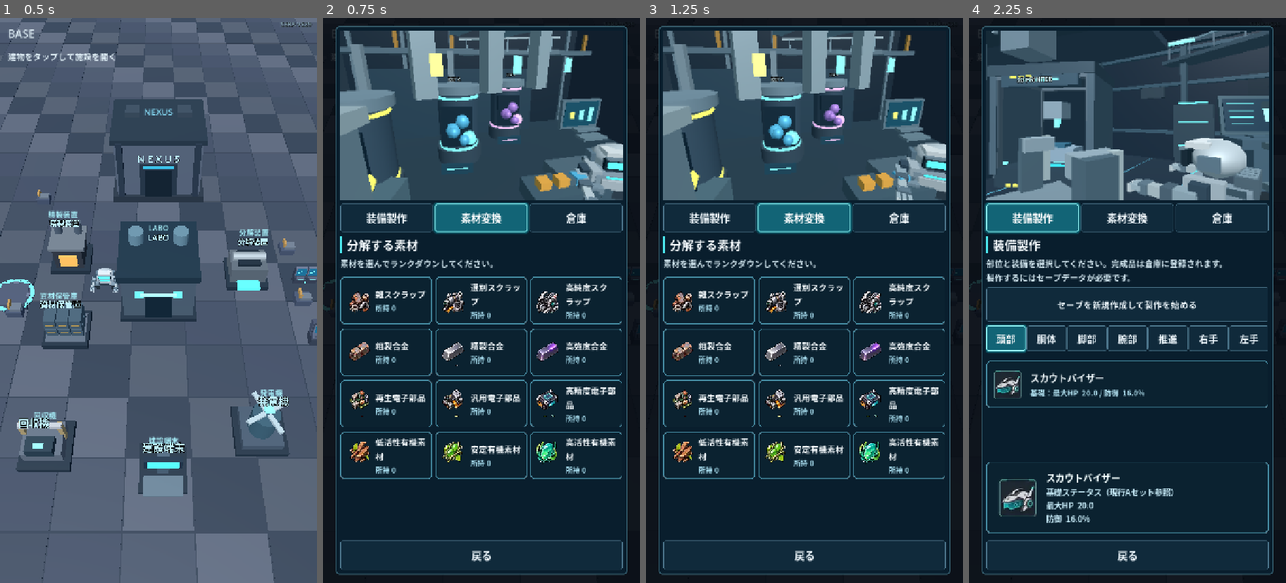
Above: before the commit, frames 1-4 (left to right).
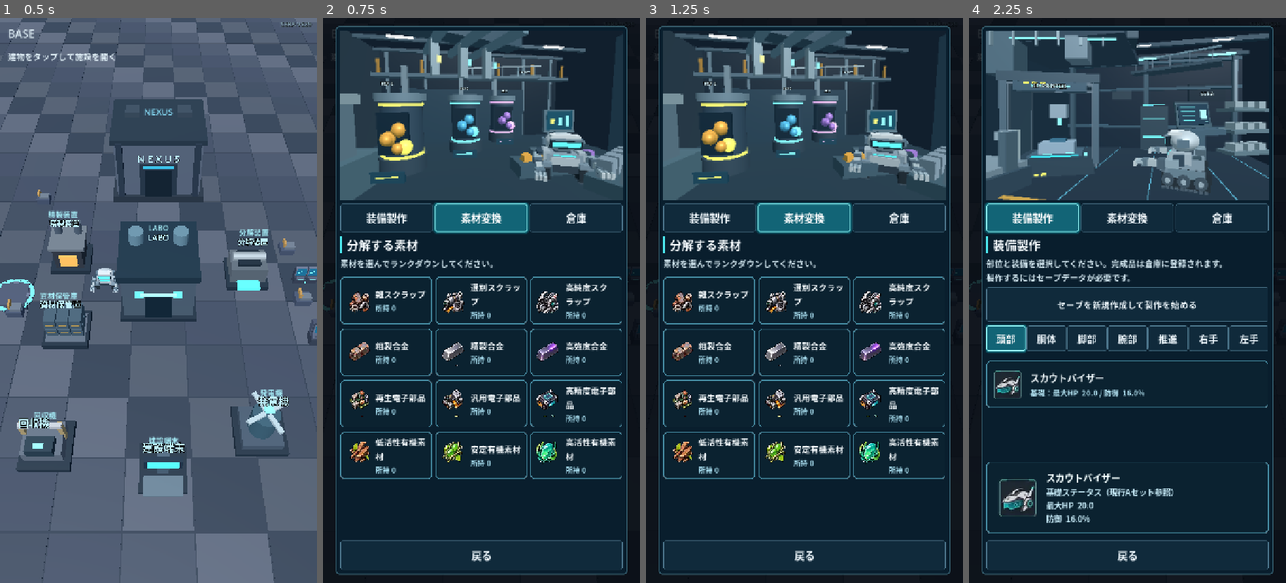
Above: after the commit, the same moments.

Repository: shejklgaia-png/-
Game: Godot game, scene res://scenes/base_exploration.tscn
The game is run twice, just before and just after one commit, with the same random seed, the same clock (stepped at 60 frames per second) and the same inputs.
Inputs (mouse positions are in pixels of both pictures, inside the frame that each line leads up to):
- Up to frame 1 (0.5 s): no input
- Up to frame 2 (0.75 s): tap Enter at 0.5 s; move the mouse to (551, 272) at 0.52 s; hold Right (ui_right) from 0.53 s (still down); tap G at 0.6 s; click (551, 272) at 0.67 s
- Up to frame 3 (1.25 s): keep holding Right (ui_right); tap Space at 0.77 s
- Up to frame 4 (2.25 s): release Right (ui_right) at 1.25 s; click "再生電子部品 所持 0" at 1.25 s; click "装備製作" at 2 s

Frame 1 is identical in both runs. In frame 2, 13% of the frame differs, in the area x 5-95%, y 2-33%; in frame 3, 14%; in frame 4, 16%.

Commit message:
Reframe LABO 3D shots to show entire primary machinery and CRATE while preserving dense secondary crop

Diff:
--- a/scripts/labo_hero_stage.gd
+++ b/scripts/labo_hero_stage.gd
@@ -496,8 +496,8 @@
 func _build_printer_closeup() -> void:
     var loader := Node3D.new()
     loader.name = "PrinterForegroundLoader"
-    loader.position = Vector3(-0.38, 0, 2.23)
-    loader.rotation.y = -0.31
+    loader.position = Vector3(-3.45, 0, 1.80)
+    loader.rotation.y = -0.15
     printer_group.add_child(loader)
     _block(loader, "HydraulicLoaderBase", Vector3(0, 0.21, 0.05),
         Vector3(2.05, 0.43, 1.42), Color("#3b5364"))
@@ -514,7 +514,7 @@
         Vector3(1.35, 0.07, 0.035), Color("#dfb455"), true)
     var harness := Node3D.new()
     harness.name = "PrinterHangingHarness"
-    harness.position = Vector3(-2.30, 3.32, 1.45)
+    harness.position = Vector3(-2.25, 3.78, 0.40)
     harness.rotation.y = 0.21
     printer_group.add_child(harness)
     _block(harness, "GantryCrossCasing", Vector3(0, 0.13, 0),
@@ -532,7 +532,7 @@
         Vector3(2.8, 0.048, 0.036), Color("#59c1d8"), true)
     var parts_rack := Node3D.new()
     parts_rack.name = "PrinterStackedComponents"
-    parts_rack.position = Vector3(2.78, 0, -0.48)
+    parts_rack.position = Vector3(3.48, 0, -1.55)
     parts_rack.rotation.y = 0.43
     printer_group.add_child(parts_rack)
     for row in range(3):
@@ -553,7 +553,7 @@
     # A partly off-screen intake manifold frames the nearest tank from below.
     var manifold := Node3D.new()
     manifold.name = "RefineryForegroundManifold"
-    manifold.position = Vector3(-2.80, 0.0, 0.90)
+    manifold.position = Vector3(-4.10, 0.0, 0.60)
     manifold.rotation.y = -0.28
     converter_group.add_child(manifold)
     _block(manifold, "ManifoldHousing", Vector3(0, 0.42, 0),
@@ -568,7 +568,7 @@
             Vector3(0.27, 0.38, 0.13), Color("#b68b53"))
     var upper := Node3D.new()
     upper.name = "RefineryHangingPipes"
-    upper.position = Vector3(0.20, 3.50, 0.74)
+    upper.position = Vector3(-0.30, 4.10, -1.25)
     upper.rotation.y = 0.32
     converter_group.add_child(upper)
     for i in range(3):
@@ -716,33 +716,33 @@
             work_state = "print_to_terminal"
             # Low-right, upward-looking diagonal frame: foreground printer,
             # middle ground CRATE and rear suspended service bridge.
-            # No room overview: giant printer, loader, and overhead drive
-            # continue past viewport edges. Camera stays inside the workshop.
-            hero_camera.position = Vector3(1.35, 1.55, 3.30)
-            hero_camera.fov = 51.0
-            hero_camera.look_at(Vector3(-0.78, 1.62, -0.44), Vector3.UP)
+            # Main printer, terminal and working CRATE must be fully readable;
+            # only peripheral loader and overhead rig are intentionally cropped.
+            hero_camera.position = Vector3(0.65, 1.65, 4.80)
+            hero_camera.fov = 53.0
+            hero_camera.look_at(Vector3(-0.35, 1.60, -0.30), Vector3.UP)
         "SMELTER", "RECYCLER":
-            crate.position = Vector3(2.18, 0, 0.78)
+            crate.position = Vector3(1.60, 0, 0.85)
             crate.rotation.y = 2.80
             work_state = "refinery_audit"
             # High-left downward three-quarter shot along the diagonal
             # procession of three staggered refinery chambers.
-            # Half-frame foreground vessel, hanging pipeworks and a shrinking
-            # diagonal tank line: walls/floor perimeter are never fully seen.
-            hero_camera.position = Vector3(-1.20, 2.80, 3.30)
-            hero_camera.fov = 53.0
-            hero_camera.look_at(Vector3(-0.30, 1.50, -1.00), Vector3.UP)
+            # All three refinery vats stay recognizable, with the large manifold
+            # and overhead pipes cropped around the perimeter.
+            hero_camera.position = Vector3(-1.45, 2.15, 4.85)
+            hero_camera.fov = 55.0
+            hero_camera.look_at(Vector3(-0.30, 1.55, -1.25), Vector3.UP)
         "STORAGE":
-            crate.position = Vector3(0.70, 0, 0.27)
+            crate.position = Vector3(0.55, 0, -0.55)
             crate.rotation.y = 2.95
             work_state = "storage_scan"
             # Elevated aisle-wide camera, opposite the refinery's left-side
             # vantage: near-left rack and distant right bank make deep parallax.
-            # Foreground pallets and tower rack are intentionally cut by the
-            # edges; only a small part of the deep, stocked aisle is visible.
-            hero_camera.position = Vector3(2.35, 2.50, 2.85)
-            hero_camera.fov = 54.0
-            hero_camera.look_at(Vector3(0.10, 1.50, -0.90), Vector3.UP)
+            # Both rack banks remain visible; only near tower, pallets and hoist
+            # extend beyond the frame. CRATE is midground, not foreground.
+            hero_camera.position = Vector3(0.55, 2.30, 4.80)
+            hero_camera.fov = 55.0
+            hero_camera.look_at(Vector3(0.00, 1.75, -1.40), Vector3.UP)
 
 func _move_to(goal: Vector3, delta: float) -> bool:
     var planar := Vector3(goal.x, crate.position.y, goal.z)
@@ -820,7 +820,7 @@
             if state_time > 2.7:
                 _enter("refinery_return")
         "refinery_return":
-            if _move_to(Vector3(2.18, 0, 0.78), delta):
+            if _move_to(Vector3(1.60, 0, 0.85), delta):
                 _enter("refinery_audit")
 
 func _animate_inventory(delta: float) -> void:
@@ -834,7 +834,7 @@
             if state_time > 2.2:
                 _enter("storage_go_left")
         "storage_go_left":
-            if _move_to(Vector3(-0.94, 0, 1.18), delta):
+            if _move_to(Vector3(-0.52, 0, -0.72), delta):
                 _enter("storage_get_bin")
         "storage_get_bin":
             crate_left_arm.rotation.x = -0.26 + 0.24*sin(clock*2.3)
@@ -843,7 +843,7 @@
             if state_time > 2.8:
                 _enter("storage_go_terminal")
         "storage_go_terminal":
-            if _move_to(Vector3(0.70, 0, 0.27), delta):
+            if _move_to(Vector3(0.55, 0, -0.55), delta):
                 _enter("storage_log_stock")
         "storage_log_stock":
             crate_head.rotation.x = lerpf(crate_head.rotation.x, 0.20, minf(delta*3.0, 1.0))
